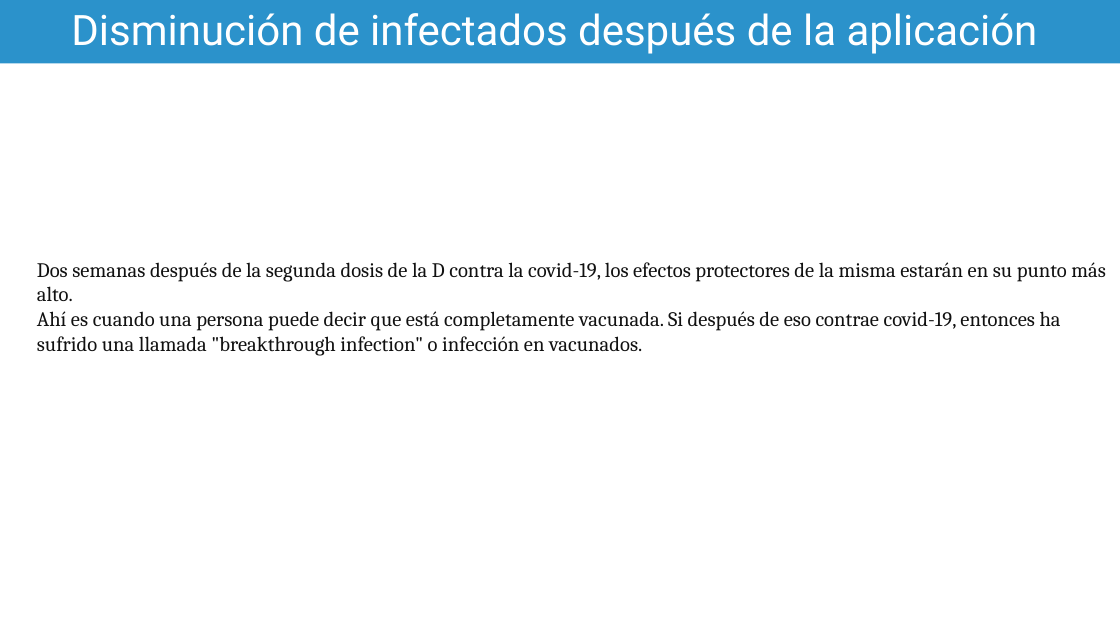
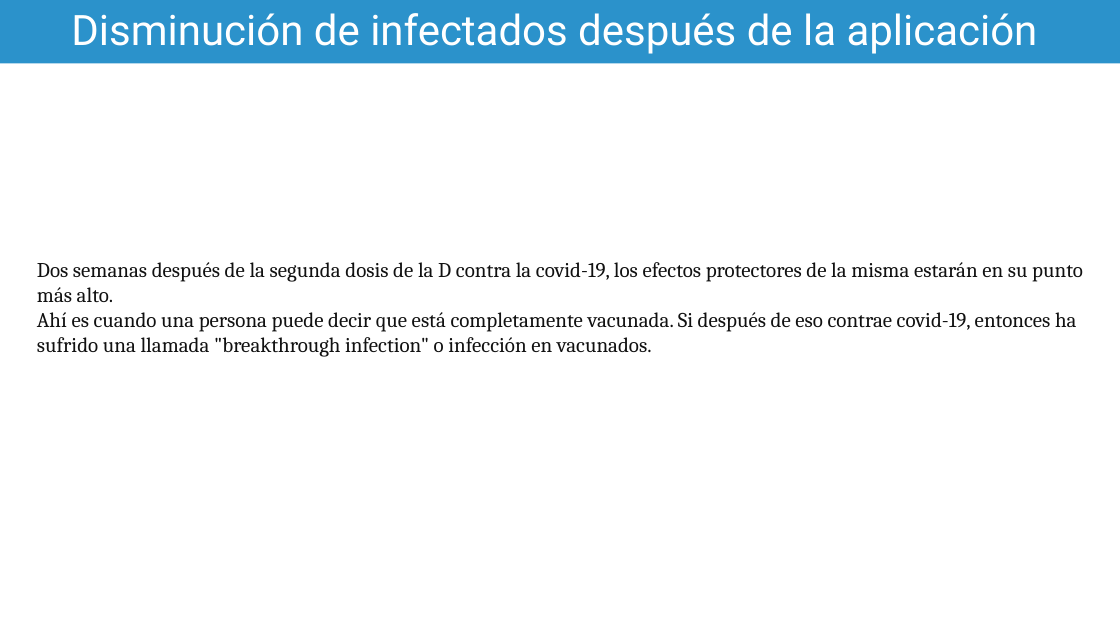
Before and after one commit to ricklegac/vacunados-c, a slide deck: slide 8 of imagenes utilizadas para poster/Presentacion Proyecto.pptx. Drawn at 1120x630 pixels with LibreOffice and Linux fonts; fonts in the diff are those of the drawing. Boxes give left, top, right and bottom in pixels: in the first picture for what was removed or moved away, otherwise in the second. Text is boxed around its words. In the diff, an @@ line names an element or a change of style, - is before the commit and + after.

```diff
--- a/imagenes utilizadas para poster/Presentacion Proyecto.pptx
+++ b/imagenes utilizadas para poster/Presentacion Proyecto.pptx
@@ text "Dos semanas después de la ..." at [37,262,1083,357]: size 17.7 to 18 pt @@
```
Also in this commit, not shown: 4 other slides changed, 1 other file.
